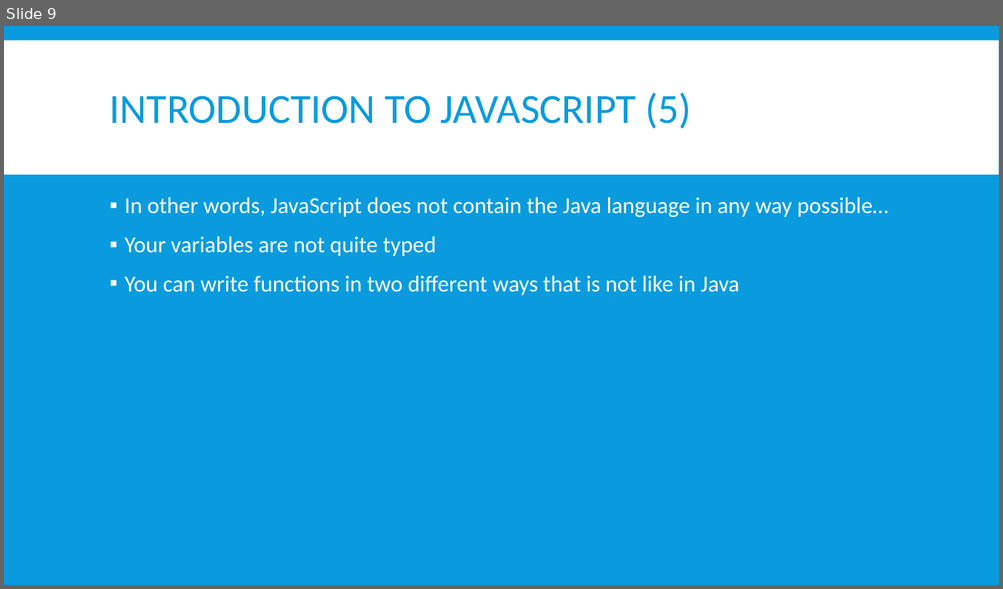
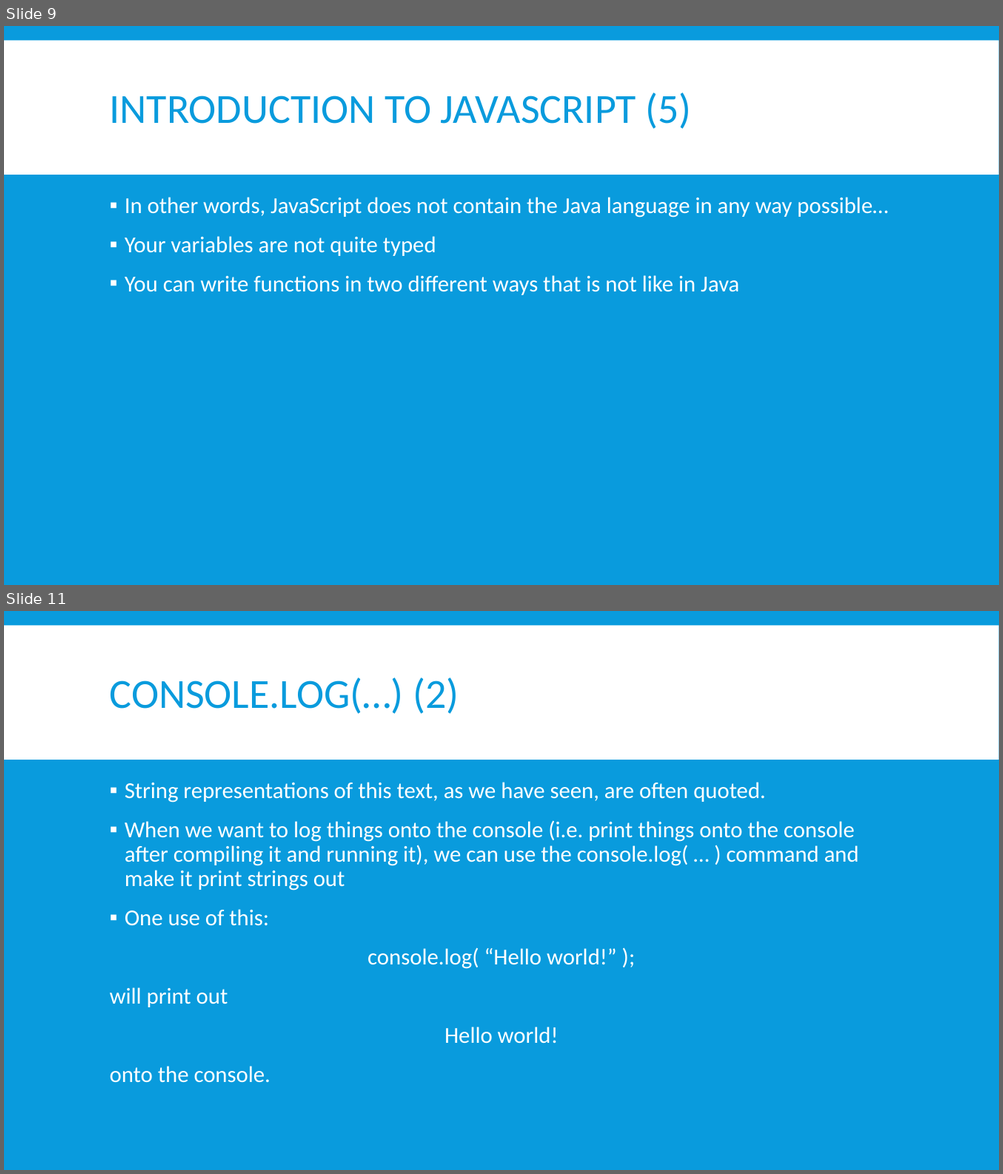
Before and after one commit to EvanTurtileMan/C5-IntroToWebDev, a slide deck: lessons/lesson_note3.pptx. Shown one above the other, each under a label of ours: slide 9 before the commit, slides 9 and 11 after it; the slides between them are not shown. The pictures are 1003x589 and 1003x1174 pixels, drawn with LibreOffice and Linux fonts; fonts in the diff are those of the drawing. Boxes give left, top, right and bottom in pixels: in the first picture for what was removed or moved away, otherwise in the second. Text is boxed around its words. In the diff, an @@ line names an element or a change of style, - is before the commit and + after.

```diff
--- a/lessons/lesson_note3.pptx
+++ b/lessons/lesson_note3.pptx
@@ slide 11 added at (4, 611, 999, 1170), background #099BDD; not listed: 1 template element that a slide beside it also shows @@
@@ title added at (110, 678, 459, 714), 40 pt, text #099BDD @@
+CONSOLE.LOG(…) (2)
@@ text added at (110, 782, 859, 1083), 22 pt, text #FFFFFF @@
+▪ String representations of this text, as we have seen, are often quoted.
+▪ When we want to log things onto the console (i.e. print things onto the console after compiling it and running it), we can use the console.log( … ) command and make it print strings out
+▪ One use of this:
+console.log( “Hello world!” );
+will print out
+Hello world!
+onto the console.
```
Also in this commit, not shown: 1 slide changed, 4 other slides added, 5 other files.
